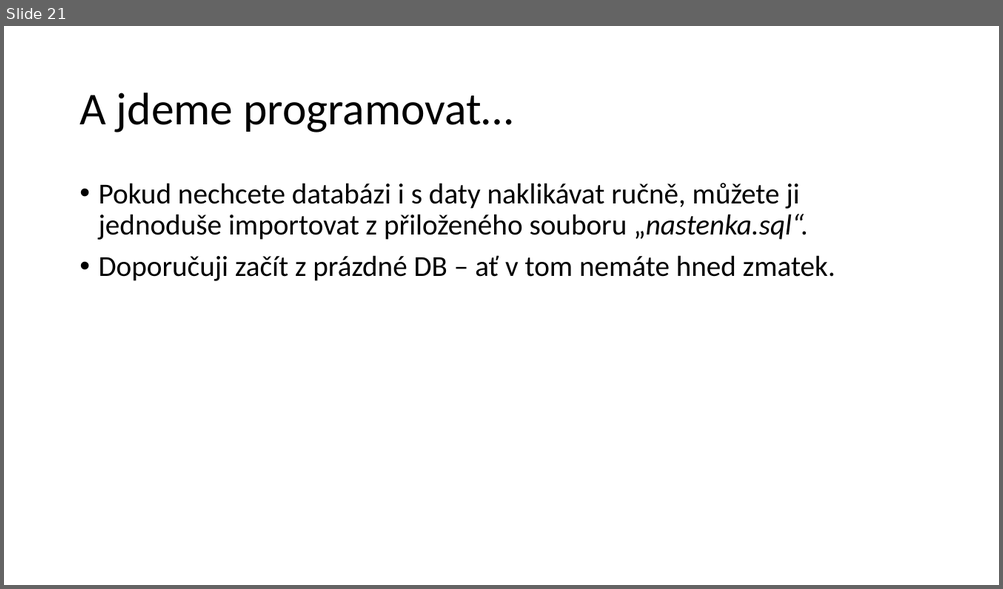
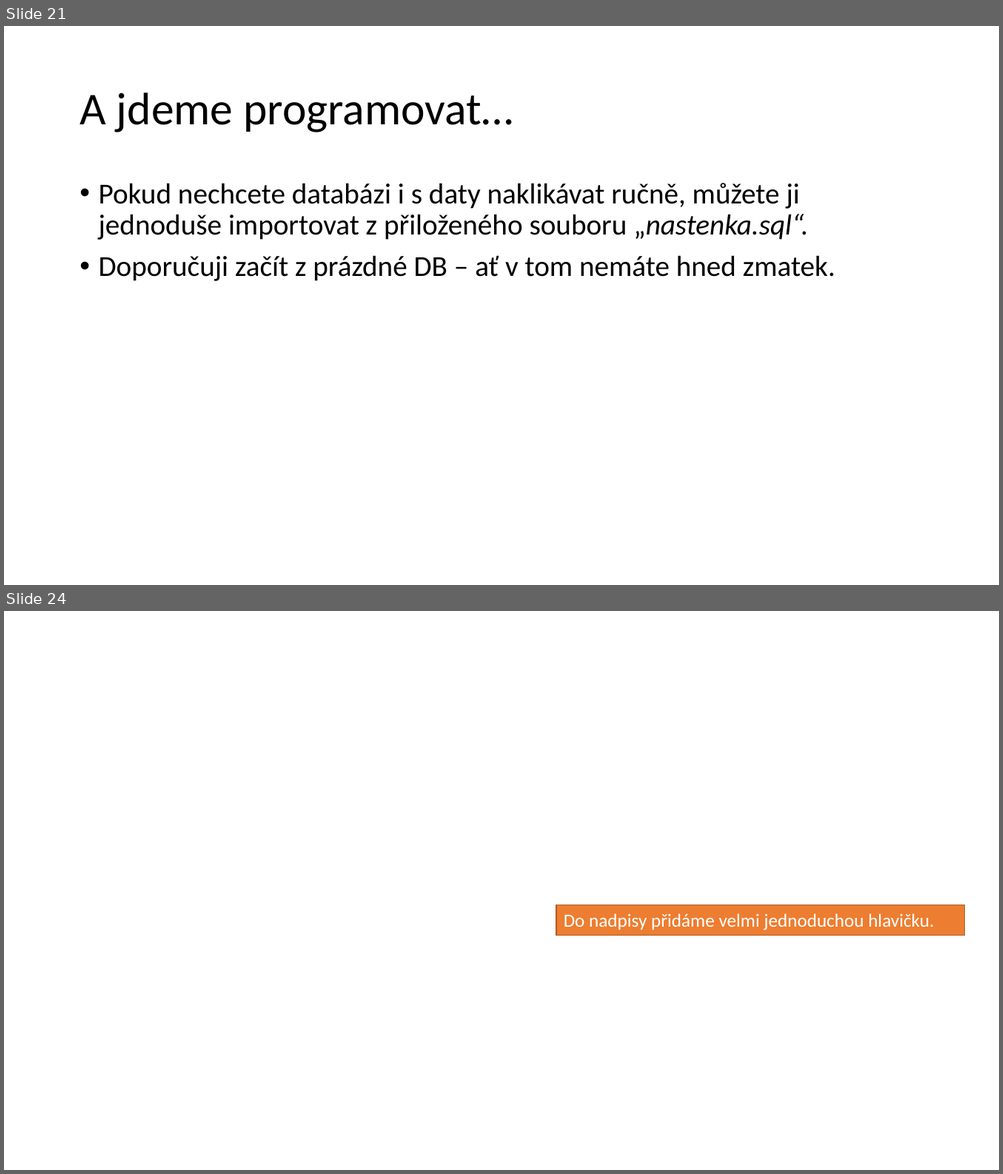
Before and after one commit to 4iz278/cviceni, a slide deck: 05-sql-databaze/05-aplikace-nastenka/prezentace-postup-vyvoje-nastenka.pptx. Shown one above the other, each under a label of ours: slide 21 before the commit, slides 21 and 24 after it; the slides between them are not shown. The pictures are 1003x589 and 1003x1174 pixels, drawn with LibreOffice and Linux fonts; fonts in the diff are those of the drawing; background and template pictures are left out. Boxes give left, top, right and bottom in pixels: in the first picture for what was removed or moved away, otherwise in the second. Text is boxed around its words. In the diff, an @@ line names an element or a change of style, - is before the commit and + after.

```diff
--- a/05-sql-databaze/05-aplikace-nastenka/prezentace-postup-vyvoje-nastenka.pptx
+++ b/05-sql-databaze/05-aplikace-nastenka/prezentace-postup-vyvoje-nastenka.pptx
@@ slide 24 added at [4,611,999,1170], background picture (left out) @@
@@ rectangle added at [556,906,965,936], fill #ED7D31, outline #AF5C24 1 pt, 18 pt, text #FFFFFF @@
+Do nadpisy přidáme velmi jednoduchou hlavičku.
```
Also in this commit, not shown: 21 other slides added.
